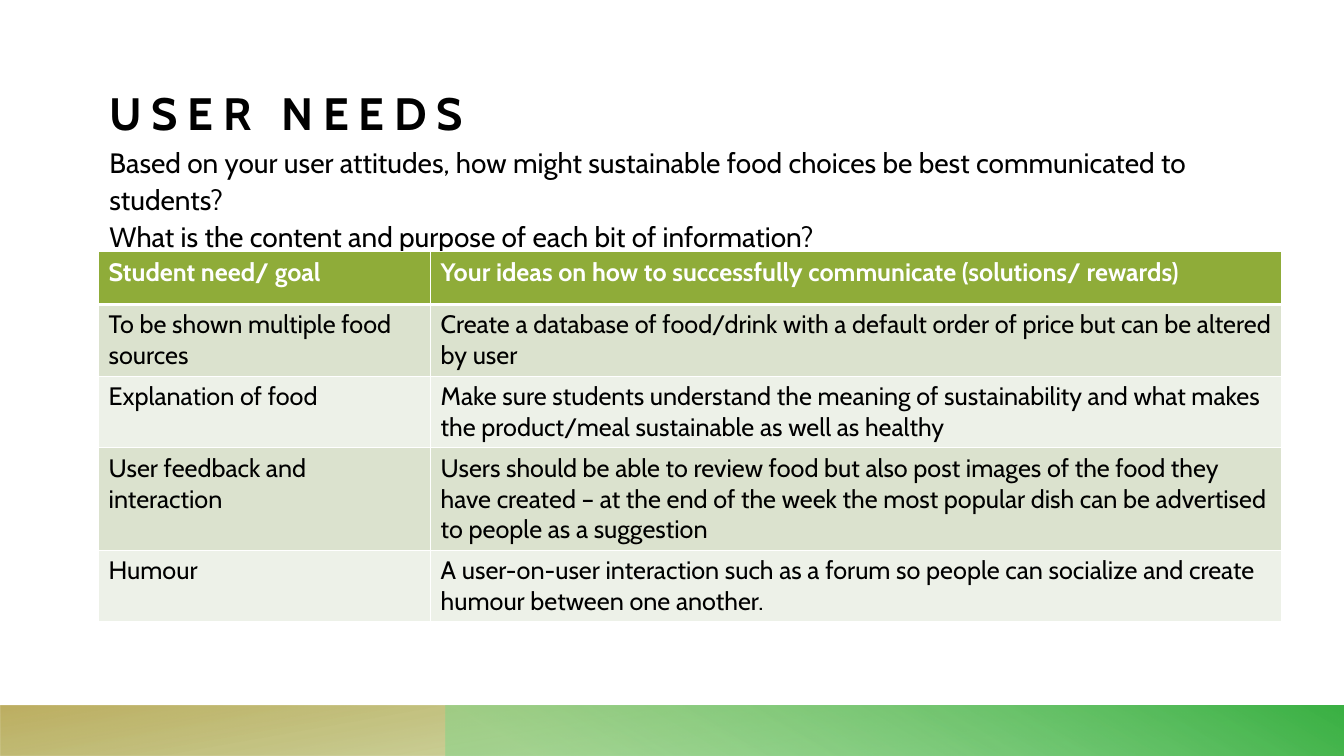
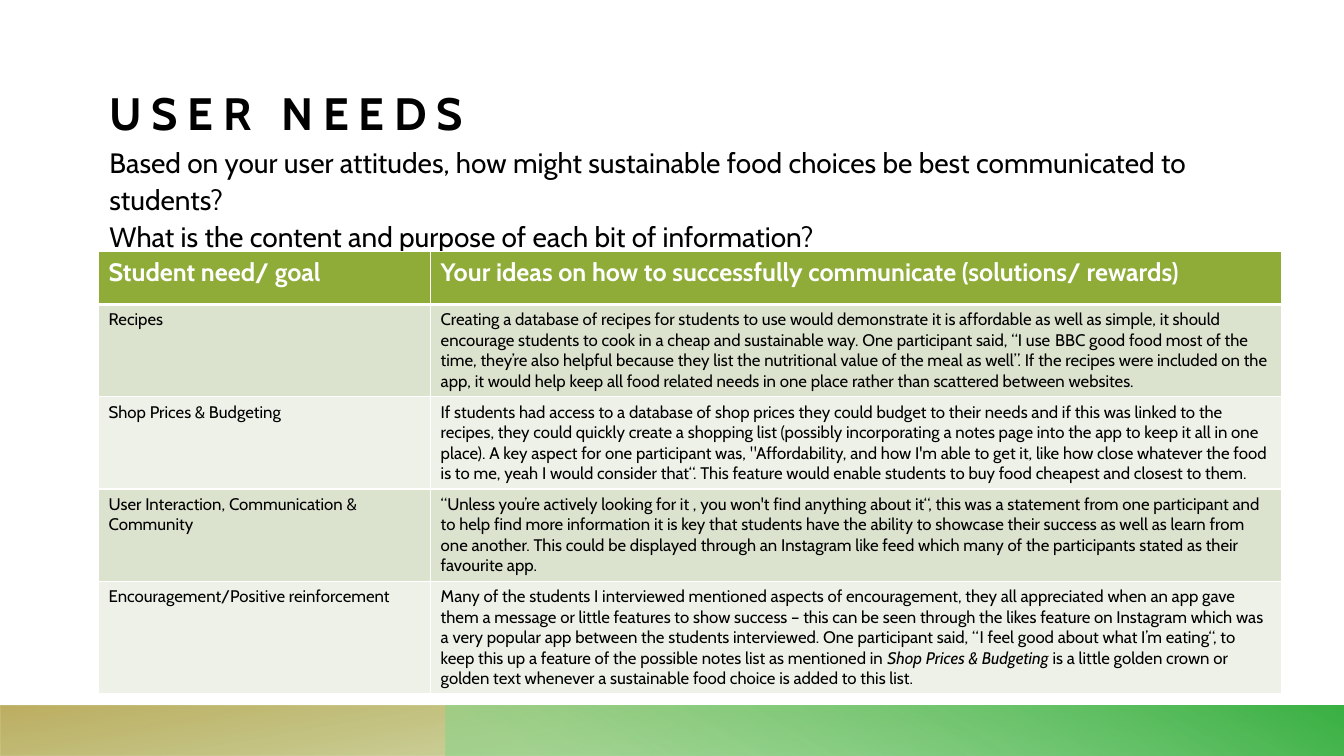
Before and after one commit to RandumbFluke/User_Experience_Term_1, a slide deck: slide 4 of Assignment/Real/Design Recommendations.pptx. Drawn at 1344x756 pixels with LibreOffice and Linux fonts; fonts in the diff are those of the drawing. Boxes give left, top, right and bottom in pixels: in the first picture for what was removed or moved away, otherwise in the second. Text is boxed around its words. In the diff, an @@ line names an element or a change of style, - is before the commit and + after.

```diff
--- a/Assignment/Real/Design Recommendations.pptx
+++ b/Assignment/Real/Design Recommendations.pptx
@@ table at [99,252,1281,692] @@
-row 2, column 1: To be shown multiple food sources
+row 2, column 1: Recipes
-row 2, column 2: Create a database of food/drink with a default order of price but can be altered by user
+row 2, column 2: Creating a database of recipes for students to use would demonstrate it is affordable as well as simple, it should encourage students to cook in a cheap and sustainable way. One participant said, “I use BBC good food most of the time, they’re also helpful because they list the nutritional value of the meal as well”. If the recipes were included on the app, it would help keep all food related needs in one place rather than scattered between websites.
-row 3, column 1: Explanation of food
+row 3, column 1: Shop Prices & Budgeting
@@ row 3, column 2: "Make sure students understand the meaning of sustainability and what makes the product/meal sustainable as well as healthy" to "If students had access to a database of shop prices they could budget to their needs and if this was linked to the recipes, they could quickly create a shopping list (possibly incorporating a notes page into the app to keep it all in one place). A key aspect for one participant was, "Affordability, and how I'm able to get it, like how close whatever the food is to me, yeah I would consider that“. This feature would enable students to buy food cheapest and closest to them." @@
-row 4, column 1: User feedback and interaction
+row 4, column 1: User Interaction, Communication & Community
-row 4, column 2: Users should be able to review food but also post images of the food they have created – at the end of the week the most popular dish can be advertised to people as a suggestion
+row 4, column 2: “Unless you’re actively looking for it , you won't find anything about it“, this was a statement from one participant and to help find more information it is key that students have the ability to showcase their success as well as learn from one another. This could be displayed through an Instagram like feed which many of the participants stated as their favourite app.
-row 5, column 1: Humour
+row 5, column 1: Encouragement/Positive reinforcement
-row 5, column 2: A user-on-user interaction such as a forum so people can socialize and create humour between one another.
+row 5, column 2: Many of the students I interviewed mentioned aspects of encouragement, they all appreciated when an app gave them a message or little features to show success – this can be seen through the likes feature on Instagram which was a very popular app between the students interviewed. One participant said, “I feel good about what I’m eating“, to keep this up a feature of the possible notes list as mentioned in Shop Prices & Budgeting is a little golden crown or golden text whenever a sustainable food choice is added to this list.
```
Also in this commit, not shown: 5 other slides changed, 2 other files.
